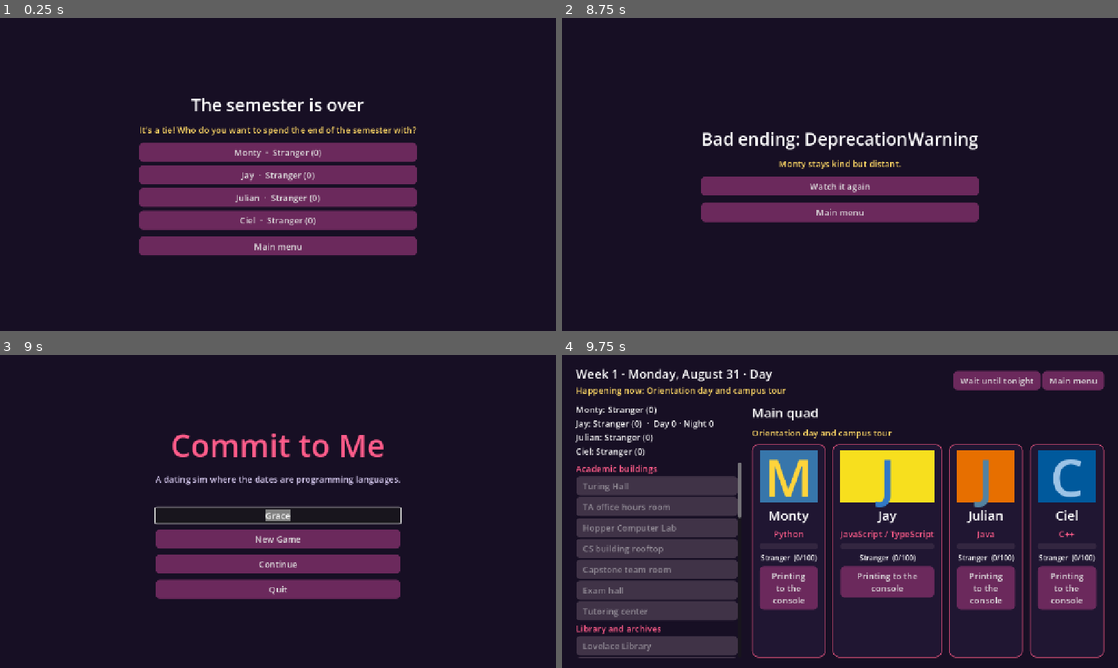
Above: before the commit, frames 1-4 (two rows, left to right).
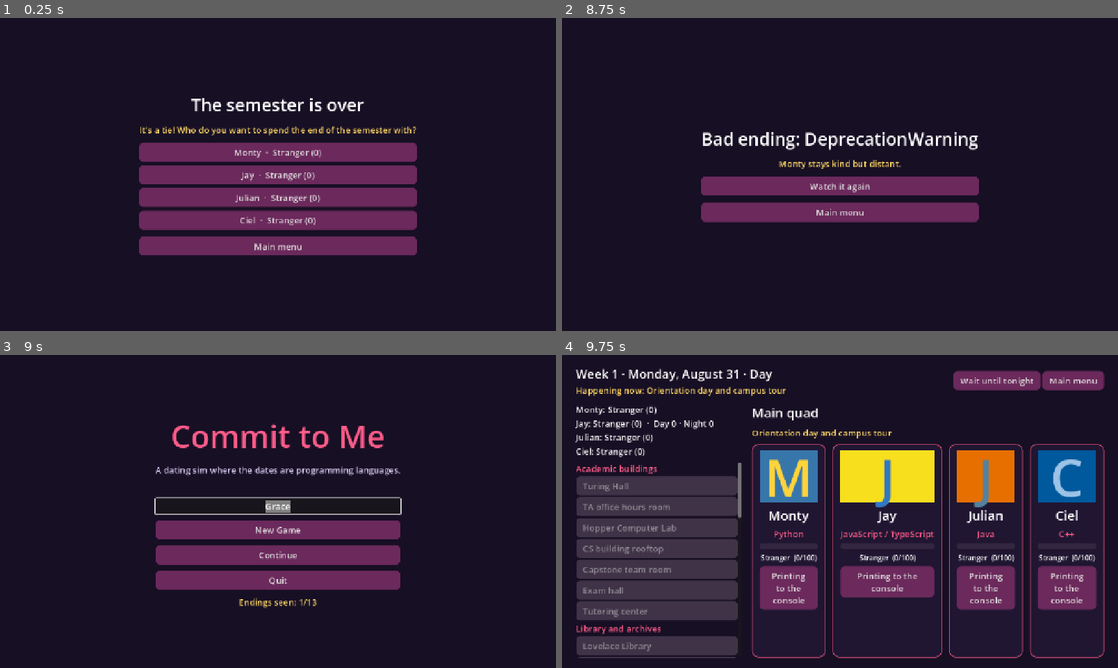
Above: after the commit, the same moments.

Repository: qianyunginawang/commit_to_me
Game: Godot game, scene res://scenes/endings.tscn
Same seed, same stepped clock (60 frames per second), same inputs: the game is played once before the commit and once after it. This scene is started directly instead of the project's main scene.
Inputs (mouse positions are in pixels of both pictures, inside the frame that each line leads up to):
- Up to frame 1 (0.25 s): no input
- Up to frame 2 (8.75 s): click "Monty · Stranger (0)" at 0.5 s; click "Leave date" at 1.25 s; click "Watch it again" at 2 s; click "Leave date" at 2.75 s; click "Watch it again" at 3.5 s; click "Leave date" at 4.25 s; click "Watch it again" at 5 s; tap Enter (ui_accept) at 5.75, 6.02, 6.5, 6.77, 7.25, 8, 8.27 s; move the mouse to (840, 174) at 5.77 s; click (840, 174) at 5.92 s; move the mouse to (728, 190) at 6.52 s; click (728, 190) at 6.67 s; move the mouse to (895, 105) at 7.27 s; click (895, 105) at 7.42 s; move the mouse to (812, 237) at 8.02 s; click (812, 237) at 8.17 s
- Up to frame 3 (9 s): click "Main menu" at 8.75 s
- Up to frame 4 (9.75 s): click "New Game" at 9.5 s

Frames 1-2 are identical in both runs. In frame 3, 10% of the frame differs, in the area x 27-73%, y 22-81%; in frame 4, nothing differs.

Commit message:
phase 1 pt 8
8. **Replay profile.** A file kept across playthroughs that records endings seen. It unlocks the hidden Polyglot choice (after one good ending) and the Ferris route (after all four good endings).

Diff:
--- a/project.godot
+++ b/project.godot
@@ -21,6 +21,7 @@
 GameData="*res://scripts/autoload/game_data.gd"
 GameState="*res://scripts/autoload/game_state.gd"
 Router="*res://scripts/autoload/router.gd"
+Profile="*res://scripts/autoload/profile.gd"
 
 [display]
 
--- a/scenes/main_menu.tscn
+++ b/scenes/main_menu.tscn
@@ -71,3 +71,10 @@
 unique_name_in_owner = true
 layout_mode = 2
 text = "Quit"
+
+[node name="EndingsLabel" type="Label" parent="Center/VBox"]
+unique_name_in_owner = true
+layout_mode = 2
+theme_override_colors/font_color = Color(1, 0.85, 0.4, 1)
+text = "Endings seen: 0/13"
+horizontal_alignment = 1
--- /dev/null
+++ b/scripts/autoload/profile.gd
@@ -0,0 +1,85 @@
+extends Node
+## Progress that carries over between playthroughs, saved separately from
+## the current game in user://profile.json. Starting a new game doesn't
+## touch it.
+##
+## Today it records which endings the player has seen, which unlocks:
+## - the hidden Polyglot choice in week 4, after at least one good ending
+## - the secret Ferris (Rust) route, after all four good endings
+## (see agentcontext/StoryBeats.md). The gallery can use it later too.
+##
+## Available everywhere as the `Profile` autoload.
+
+var profile_path := "user://profile.json"
+## Ending ids, in the order they were first seen.
+var endings_seen: Array[String] = []
+
+
+func _ready() -> void:
+	load_profile()
+
+
+## Call when an ending plays. Saves straight away.
+func record_ending(ending_id: String) -> void:
+	if ending_id == "" or endings_seen.has(ending_id):
+		return
+	endings_seen.append(ending_id)
+	save_profile()
+
+
+func has_seen(ending_id: String) -> bool:
+	return endings_seen.has(ending_id)
+
+
+## Characters whose good ending the player has seen.
+func good_endings_seen(data: Node = null) -> Array[String]:
+	var out: Array[String] = []
+	for id in endings_seen:
+		var ending := Endings.find(id, data)
+		if ending.get("kind") == "good" and not out.has(ending["character"]):
+			out.append(ending["character"])
+	return out
+
+
+## The hidden Polyglot choice can appear once any good ending has been seen.
+func is_polyglot_unlocked(data: Node = null) -> bool:
+	return not good_endings_seen(data).is_empty()
+
+
+## Ferris's secret route opens once every character's good ending has been seen.
+func is_secret_route_unlocked(data: Node = null) -> bool:
+	data = data if data != null else GameData
+	var seen := good_endings_seen(data)
+	for id in data.character_ids():
+		if not seen.has(id):
+			return false
+	return true
+
+
+## How many of all the endings in the game have been seen: {seen, total}.
+func ending_count(data: Node = null) -> Dictionary:
+	data = data if data != null else GameData
+	var total := 0
+	for character_id in data.endings:
+		total += data.endings[character_id].get("endings", []).size()
+	return {"seen": endings_seen.size(), "total": total}
+
+
+func save_profile() -> bool:
+	var f := FileAccess.open(profile_path, FileAccess.WRITE)
+	if f == null:
+		push_error("Couldn't save the profile: %s" % error_string(FileAccess.get_open_error()))
+		return false
+	f.store_string(JSON.stringify({"version": 1, "endings_seen": endings_seen}, "  "))
+	return true
+
+
+func load_profile() -> void:
+	endings_seen.clear()
+	if not FileAccess.file_exists(profile_path):
+		return
+	var data = JSON.parse_string(FileAccess.get_file_as_string(profile_path))
+	if not data is Dictionary:
+		push_error("Profile is corrupted: %s" % profile_path)
+		return
+	endings_seen.assign(data.get("endings_seen", []))
--- a/scripts/ui/endings_screen.gd
+++ b/scripts/ui/endings_screen.gd
@@ -42,6 +42,7 @@
 	var ending := Endings.ending_for(character_id)
 	GameState.ending_id = ending.get("id", "")
 	GameState.save_game()
+	Profile.record_ending(GameState.ending_id)
 	Router.goto(Router.DATE, {"date_id": ending.get("dialogue", ""), "return_to": Router.ENDINGS})
 
 
--- a/scripts/ui/main_menu.gd
+++ b/scripts/ui/main_menu.gd
@@ -5,6 +5,7 @@
 @onready var new_game_button: Button = %NewGameButton
 @onready var continue_button: Button = %ContinueButton
 @onready var quit_button: Button = %QuitButton
+@onready var endings_label: Label = %EndingsLabel
 
 
 func _ready() -> void:
@@ -16,6 +17,9 @@
 	name_edit.text = GameState.DEFAULT_PLAYER_NAME
 	name_edit.select_all()
 	name_edit.grab_focus()
+	var count := Profile.ending_count()
+	endings_label.text = "Endings seen: %d/%d" % [count["seen"], count["total"]]
+	endings_label.visible = count["seen"] > 0
 	GameData.warm_up_runtimes()
 
 
--- /dev/null
+++ b/tests/test_profile.gd
@@ -0,0 +1,61 @@
+extends TestCase
+## The replay profile (scripts/autoload/profile.gd).
+
+const ProfileScript := preload("res://scripts/autoload/profile.gd")
+
+var _nodes: Array[Node] = []
+
+
+func cleanup() -> void:
+	super()
+	for n in _nodes:
+		if is_instance_valid(n):
+			n.free()
+	DirAccess.remove_absolute("user://test_profile.json")
+
+
+func _profile() -> Node:
+	var p: Node = ProfileScript.new()
+	p.profile_path = "user://test_profile.json"
+	_nodes.append(p)
+	return p
+
+
+func test_nothing_unlocked_at_first() -> void:
+	var p := _profile()
+	check(not p.is_polyglot_unlocked(), "no Polyglot yet")
+	check(not p.is_secret_route_unlocked(), "no Ferris yet")
+	check_eq(p.ending_count(), {"seen": 0, "total": 13})
+
+
+func test_one_good_ending_unlocks_polyglot() -> void:
+	var p := _profile()
+	p.record_ending("python_ending_normal")
+	check(not p.is_polyglot_unlocked(), "a normal ending isn't enough")
+	p.record_ending("python_ending_good")
+	check(p.is_polyglot_unlocked(), "a good ending unlocks Polyglot")
+	check(not p.is_secret_route_unlocked(), "Ferris needs all four")
+
+
+func test_all_four_good_endings_unlock_ferris() -> void:
+	var p := _profile()
+	for id in ["python", "javascript", "java", "cpp"]:
+		p.record_ending("%s_ending_good" % id)
+	check(p.is_secret_route_unlocked(), "all four good endings seen")
+
+
+func test_endings_are_counted_once_and_saved() -> void:
+	var p := _profile()
+	p.record_ending("cpp_ending_bad")
+	p.record_ending("cpp_ending_bad")
+	check_eq(p.ending_count()["seen"], 1)
+	var again := _profile()
+	again.load_profile()
+	check(again.has_seen("cpp_ending_bad"), "loaded from disk")
+
+
+func test_new_game_keeps_the_profile() -> void:
+	var p := _profile()
+	p.record_ending("java_ending_good")
+	GameState.new_game("Gee")
+	check(p.has_seen("java_ending_good"), "a new game doesn't clear endings seen")
Not shown, added: scripts/autoload/profile.gd.uid
Not shown, added: tests/test_profile.gd.uid
